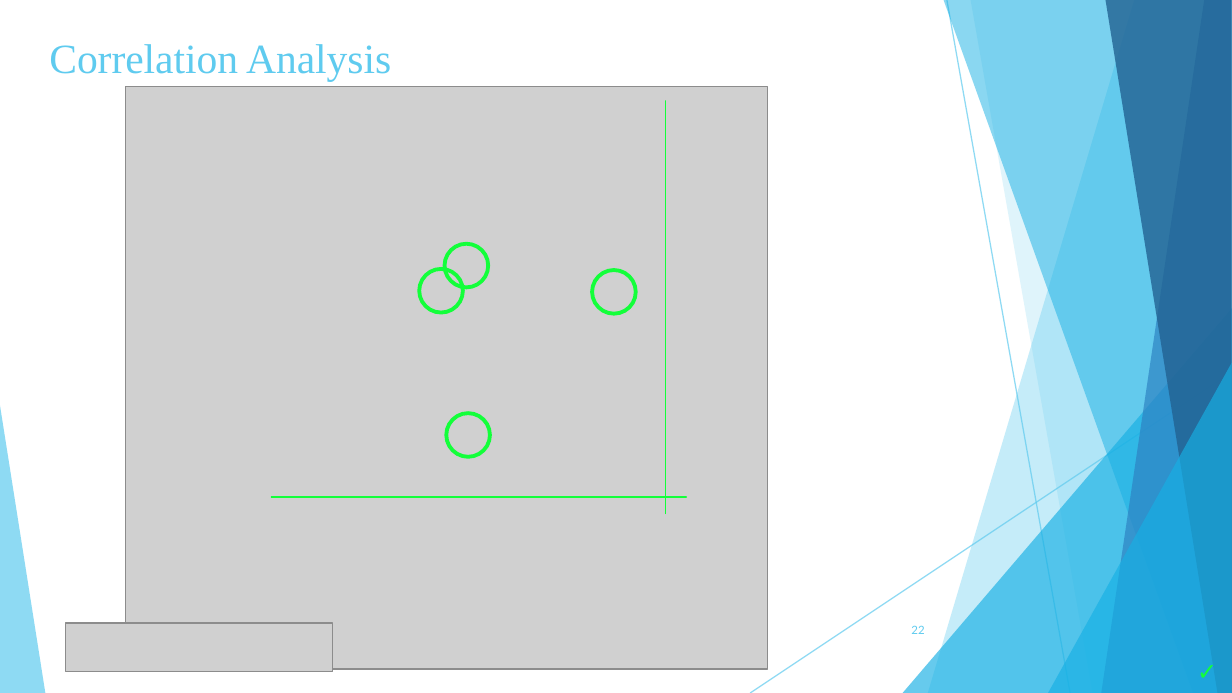
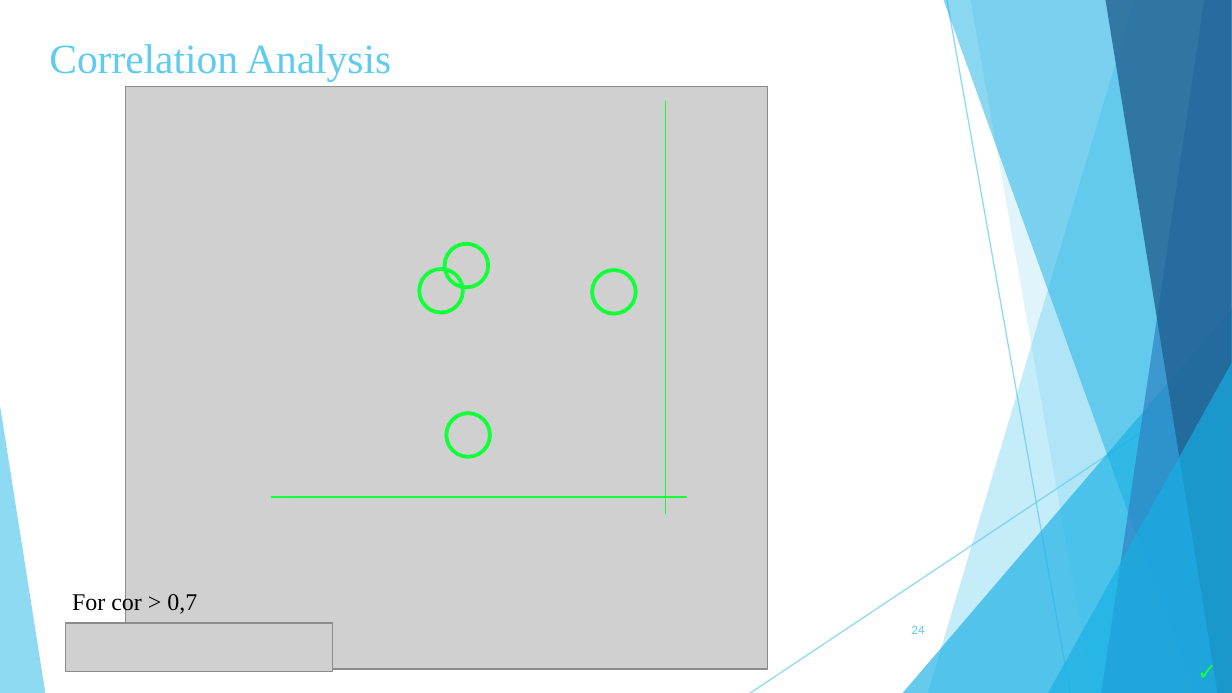
Before and after one commit to zoekelepiri/WineDataPrediction, a slide deck: slide 24 of Wine Data Set (3).pptx (slide 22 before the commit). Drawn at 1232x693 pixels with LibreOffice and Linux fonts; fonts in the diff are those of the drawing; grey boxes stand for pictures. Boxes give left, top, right and bottom in pixels: in the first picture for what was removed or moved away, otherwise in the second. Text is boxed around its words. In the diff, an @@ line names an element or a change of style, - is before the commit and + after.

```diff
--- a/Wine Data Set (3).pptx
+++ b/Wine Data Set (3).pptx
@@ text added at bbox=[72, 591, 197, 616], 14 pt, text #000000 @@
+For cor > 0,7
@@ page number at bbox=[911, 625, 924, 634]: text changed @@
-22
+24
```
Also in this commit, not shown: 5 other slides changed, 2 slides added.
